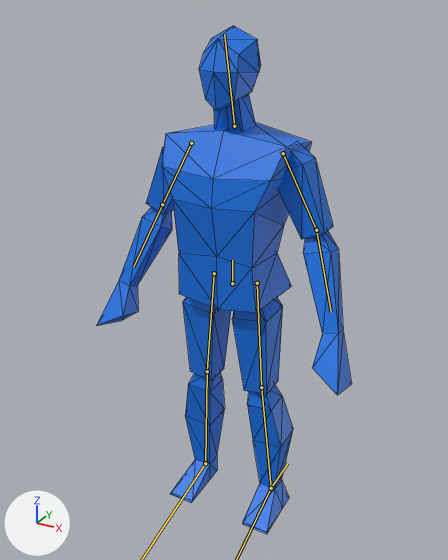
Before and after pictures for a commit that changed the glTF model Assets/Player.glb.
Before and after are seen from a 50 mm lens placed at (1.0, -1.884, 1.962), pointed at (0.011, -0.086, 1.063). The lights are fixed; the arrows at lower left show +X, +Y and +Z. The older version comes first. The bones that change, and the others that lie on the model, are drawn over the model as lines. Mesh edges are drawn as thin lines.
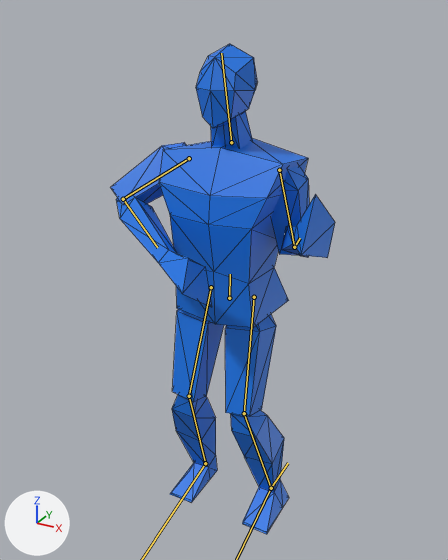
The newer file adds an action. The first version stands in its rest pose; the second is drawn at frame 12 of the action 'RifleIdle_loop'.

Boxes (x1, y1, x2, y2) around the edits, measured in the pictures (448 x 560 px):
'Cube', posed (12% narrower): before (97, 26, 352, 534); after (111, 44, 335, 534)
bone 'Body', root to tip: before (232, 283) to (232, 260); after (229, 298) to (230, 274)
bone 'UpperArm.l', root to tip: before (283, 153) to (316, 230); after (279, 170) to (294, 247)
bone 'LowerArm.l', root to tip: before (316, 230) to (331, 312); after (294, 247) to (300, 238)
bone 'UpperArm.r', root to tip: before (191, 143) to (162, 204); after (189, 158) to (123, 199)
bone 'LowerArm.r', root to tip: before (162, 204) to (133, 267); after (123, 199) to (157, 247)
bone 'UpperLeg.L', root to tip: before (257, 283) to (261, 387); after (254, 297) to (244, 413)
bone 'LowerLeg.L', root to tip: before (261, 387) to (271, 488); after (244, 413) to (271, 488)
bone 'UpperLeg.R', root to tip: before (214, 273) to (207, 371); after (211, 287) to (189, 396)
bone 'LowerLeg.R', root to tip: before (207, 371) to (205, 463); after (189, 396) to (205, 463)

The change, as a diff of the scene's bpy script:
```diff
--- a/Assets/Player.glb.py
+++ b/Assets/Player.glb.py
@@ bone_body @@
 bone_body = bpy.data.objects['Armature'].pose.bones['Body']
-bone_body.location = (0.0, 0.0, 0.0)
+bone_body.location = (-0.004, -0.054, 0.013)
@@ bone_upperarm_l @@
 bone_upperarm_l = bpy.data.objects['Armature'].pose.bones['UpperArm.l']  # child of 'Body'
-bone_upperarm_l.rotation_quaternion = (1.0, 0.0, 0.0, 0.0)  # degrees (0, 0, 0)
+bone_upperarm_l.rotation_quaternion = (0.987, -0.06, -0.031, -0.149)  # degrees (-6, -5, -17)
@@ bone_lowerarm_l @@
 bone_lowerarm_l = bpy.data.objects['Armature'].pose.bones['LowerArm.l']  # child of 'UpperArm.l'
-bone_lowerarm_l.rotation_quaternion = (1.0, 0.0, 0.0, 0.0)  # degrees (0, 0, 0)
+bone_lowerarm_l.rotation_quaternion = (0.14, -0.103, 0.594, 0.785)  # degrees (73, 19, 174)
@@ bone_upperarm_r @@
 bone_upperarm_r = bpy.data.objects['Armature'].pose.bones['UpperArm.r']  # child of 'Body'
-bone_upperarm_r.rotation_quaternion = (1.0, 0.0, 0.0, 0.0)  # degrees (0, 0, 0)
+bone_upperarm_r.rotation_quaternion = (0.937, 0.292, 0.099, -0.164)  # degrees (32, 16, -15)
@@ bone_lowerarm_r @@
 bone_lowerarm_r = bpy.data.objects['Armature'].pose.bones['LowerArm.r']  # child of 'UpperArm.r'
-bone_lowerarm_r.rotation_quaternion = (1.0, 0.0, 0.0, 0.0)  # degrees (0, 0, 0)
+bone_lowerarm_r.rotation_quaternion = (0.688, -0.014, 0.235, 0.687)  # degrees (19, 20, 93)
@@ bone_upperleg_l @@
 bone_upperleg_l = bpy.data.objects['Armature'].pose.bones['UpperLeg.L']  # child of 'Body'
-bone_upperleg_l.rotation_quaternion = (1.0, 0.0, 0.0, 0.0)  # degrees (0, 0, 0)
+bone_upperleg_l.rotation_quaternion = (0.989, 0.148, -0.004, 0.001)  # degrees (17, 0, 0)
@@ bone_lowerleg_l @@
 bone_lowerleg_l = bpy.data.objects['Armature'].pose.bones['LowerLeg.L']  # child of 'UpperLeg.L'
-bone_lowerleg_l.rotation_quaternion = (1.0, 0.0, 0.0, 0.0)  # degrees (0, 0, 0)
+bone_lowerleg_l.rotation_quaternion = (0.958, -0.286, 0.0, 0.008)  # degrees (-33, 0, 1)
@@ bone_foot_l @@
 bone_foot_l = bpy.data.objects['Armature'].pose.bones['Foot.l']  # child of 'LowerLeg.L'
-bone_foot_l.rotation_quaternion = (1.0, 0.0, 0.0, 0.0)  # degrees (0, 0, 0)
+bone_foot_l.rotation_quaternion = (0.99, 0.14, -0.007, -0.01)  # degrees (16, -1, -1)
@@ bone_upperleg_r @@
 bone_upperleg_r = bpy.data.objects['Armature'].pose.bones['UpperLeg.R']  # child of 'Body'
-bone_upperleg_r.rotation_quaternion = (1.0, 0.0, 0.0, 0.0)  # degrees (0, 0, 0)
+bone_upperleg_r.rotation_quaternion = (0.989, 0.149, -0.001, 0.004)  # degrees (17, 0, 0)
@@ bone_lowerleg_r @@
 bone_lowerleg_r = bpy.data.objects['Armature'].pose.bones['LowerLeg.R']  # child of 'UpperLeg.R'
-bone_lowerleg_r.rotation_quaternion = (1.0, 0.0, 0.0, 0.0)  # degrees (0, 0, 0)
+bone_lowerleg_r.rotation_quaternion = (0.958, -0.288, 0.0, -0.008)  # degrees (-33, 0, -1)
@@ bone_foot_r @@
 bone_foot_r = bpy.data.objects['Armature'].pose.bones['Foot.r']  # child of 'LowerLeg.R'
-bone_foot_r.rotation_quaternion = (1.0, 0.0, 0.0, 0.0)  # degrees (0, 0, 0)
+bone_foot_r.rotation_quaternion = (0.99, 0.141, 0.005, 0.003)  # degrees (16, 0, 0)
```
